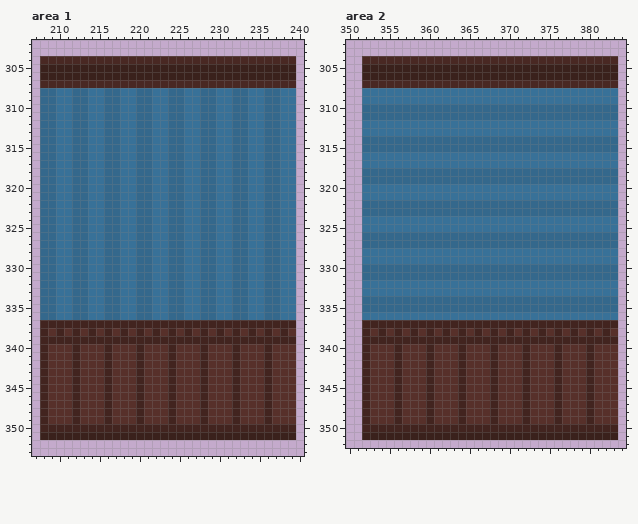
Edited in one commit: pixel-art file (Game_House_asets.aseprite). The first picture shows the starting point.
889x1000 pixels, 1 frame. Colours within 5 levels of each other are drawn and written as one. Shown: area 1: x 207..240, y 302..353; area 2: x 350..384, y 302..352. The commit also changed other parts of the picture, which this record leaves out.
After the commit:
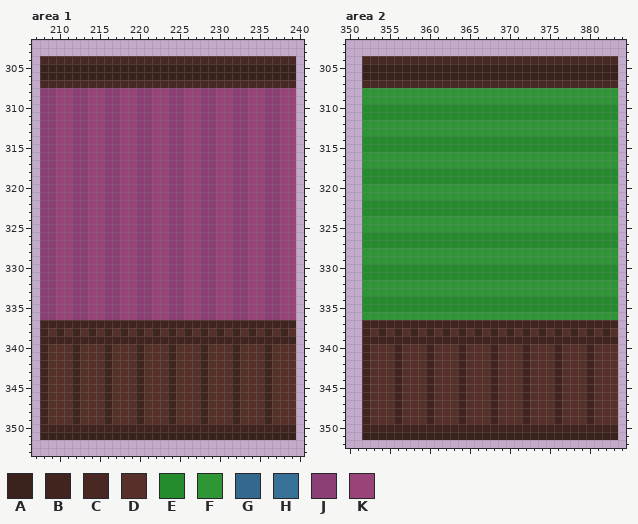
Palette (. is transparent): A #3a211c  B #42241f  C #492823  D #57302a  E #248c2d  F #2e9635  G #34688c  H #387198  J #8c3f74  K #984379
The edit:
Changed rows in their new state; - is an unchanged pixel.
Area 1:
first column x 208:
308 JJKKJJKKJJKKJJKKJJKKJJKKJJKKJJKK
309 JJKKJJKKJJKKJJKKJJKKJJKKJJKKJJKK
310 JJKKJJKKJJKKJJKKJJKKJJKKJJKKJJKK
311 JJKKJJKKJJKKJJKKJJKKJJKKJJKKJJKK
312 JJKKJJKKJJKKJJKKJJKKJJKKJJKKJJKK
313 JJKKJJKKJJKKJJKKJJKKJJKKJJKKJJKK
314 JJKKJJKKJJKKJJKKJJKKJJKKJJKKJJKK
315 JJKKJJKKJJKKJJKKJJKKJJKKJJKKJJKK
316 JJKKJJKKJJKKJJKKJJKKJJKKJJKKJJKK
317 JJKKJJKKJJKKJJKKJJKKJJKKJJKKJJKK
318 JJKKJJKKJJKKJJKKJJKKJJKKJJKKJJKK
319 JJKKJJKKJJKKJJKKJJKKJJKKJJKKJJKK
320 JJKKJJKKJJKKJJKKJJKKJJKKJJKKJJKK
321 JJKKJJKKJJKKJJKKJJKKJJKKJJKKJJKK
322 JJKKJJKKJJKKJJKKJJKKJJKKJJKKJJKK
323 JJKKJJKKJJKKJJKKJJKKJJKKJJKKJJKK
324 JJKKJJKKJJKKJJKKJJKKJJKKJJKKJJKK
325 JJKKJJKKJJKKJJKKJJKKJJKKJJKKJJKK
326 JJKKJJKKJJKKJJKKJJKKJJKKJJKKJJKK
327 JJKKJJKKJJKKJJKKJJKKJJKKJJKKJJKK
328 JJKKJJKKJJKKJJKKJJKKJJKKJJKKJJKK
329 JJKKJJKKJJKKJJKKJJKKJJKKJJKKJJKK
330 JJKKJJKKJJKKJJKKJJKKJJKKJJKKJJKK
331 JJKKJJKKJJKKJJKKJJKKJJKKJJKKJJKK
332 JJKKJJKKJJKKJJKKJJKKJJKKJJKKJJKK
333 JJKKJJKKJJKKJJKKJJKKJJKKJJKKJJKK
334 JJKKJJKKJJKKJJKKJJKKJJKKJJKKJJKK
335 JJKKJJKKJJKKJJKKJJKKJJKKJJKKJJKK
336 JJKKJJKKJJKKJJKKJJKKJJKKJJKKJJKK
Area 2:
first column x 352:
308 FFFFFFFFFFFFFFFFFFFFFFFFFFFFFFFF
309 FFFFFFFFFFFFFFFFFFFFFFFFFFFFFFFF
310 EEEEEEEEEEEEEEEEEEEEEEEEEEEEEEEE
311 EEEEEEEEEEEEEEEEEEEEEEEEEEEEEEEE
312 FFFFFFFFFFFFFFFFFFFFFFFFFFFFFFFF
313 FFFFFFFFFFFFFFFFFFFFFFFFFFFFFFFF
314 EEEEEEEEEEEEEEEEEEEEEEEEEEEEEEEE
315 EEEEEEEEEEEEEEEEEEEEEEEEEEEEEEEE
316 FFFFFFFFFFFFFFFFFFFFFFFFFFFFFFFF
317 FFFFFFFFFFFFFFFFFFFFFFFFFFFFFFFF
318 EEEEEEEEEEEEEEEEEEEEEEEEEEEEEEEE
319 EEEEEEEEEEEEEEEEEEEEEEEEEEEEEEEE
320 FFFFFFFFFFFFFFFFFFFFFFFFFFFFFFFF
321 FFFFFFFFFFFFFFFFFFFFFFFFFFFFFFFF
322 EEEEEEEEEEEEEEEEEEEEEEEEEEEEEEEE
323 EEEEEEEEEEEEEEEEEEEEEEEEEEEEEEEE
324 FFFFFFFFFFFFFFFFFFFFFFFFFFFFFFFF
325 FFFFFFFFFFFFFFFFFFFFFFFFFFFFFFFF
326 EEEEEEEEEEEEEEEEEEEEEEEEEEEEEEEE
327 EEEEEEEEEEEEEEEEEEEEEEEEEEEEEEEE
328 FFFFFFFFFFFFFFFFFFFFFFFFFFFFFFFF
329 FFFFFFFFFFFFFFFFFFFFFFFFFFFFFFFF
330 EEEEEEEEEEEEEEEEEEEEEEEEEEEEEEEE
331 EEEEEEEEEEEEEEEEEEEEEEEEEEEEEEEE
332 FFFFFFFFFFFFFFFFFFFFFFFFFFFFFFFF
333 FFFFFFFFFFFFFFFFFFFFFFFFFFFFFFFF
334 EEEEEEEEEEEEEEEEEEEEEEEEEEEEEEEE
335 EEEEEEEEEEEEEEEEEEEEEEEEEEEEEEEE
336 FFFFFFFFFFFFFFFFFFFFFFFFFFFFFFFF
Pixel boxes of the changes (left, top, right, bottom) in both pictures:
changed: (40, 88, 296, 320)
changed: (362, 88, 618, 320)
